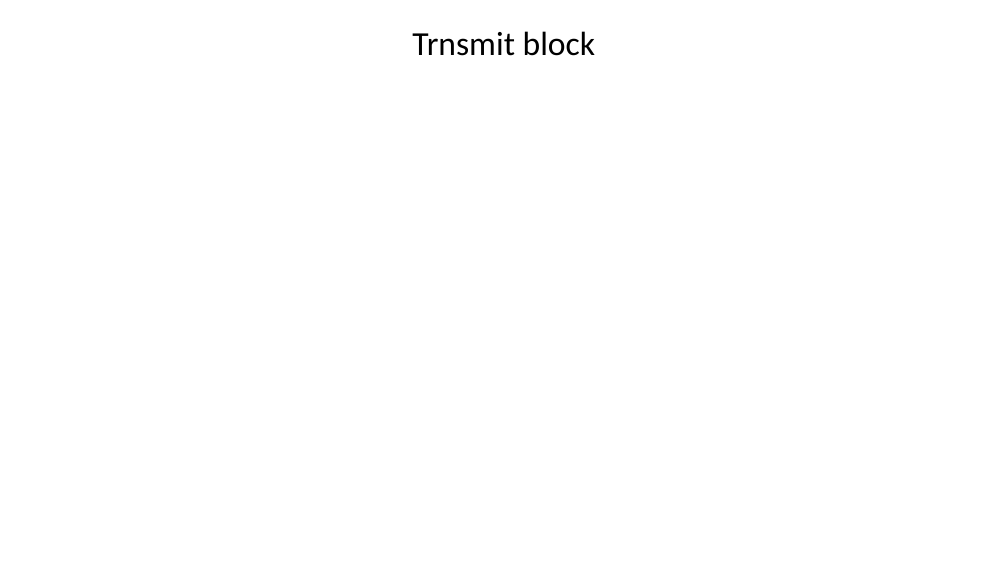
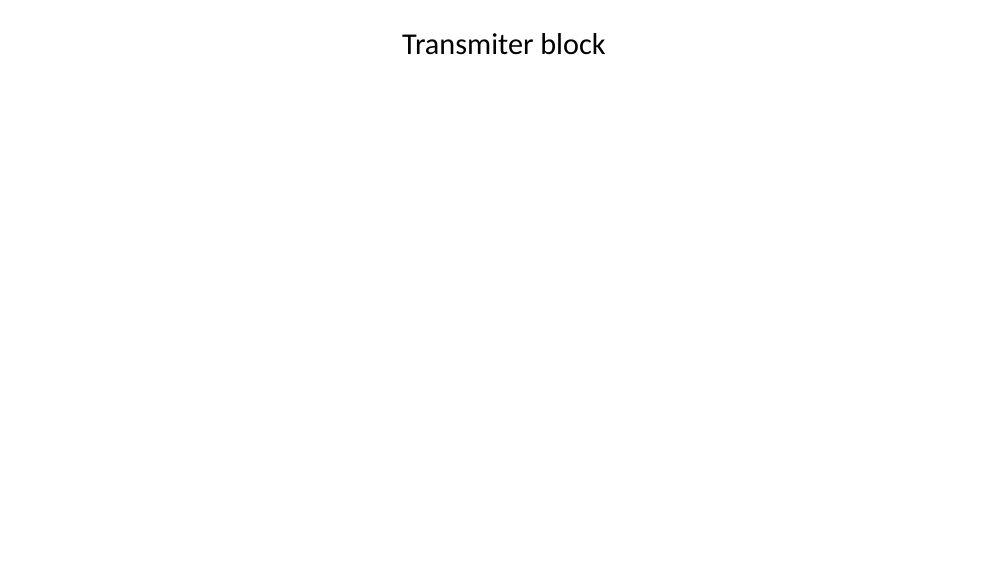
Before and after one commit to zahike/TauCC1200, a slide deck: slide 8 of scripts/Drone_Cam_Proj.pptx. Drawn at 1008x567 pixels with LibreOffice and Linux fonts; fonts in the diff are those of the drawing. Boxes give left, top, right and bottom in pixels: in the first picture for what was removed or moved away, otherwise in the second. Text is boxed around its words. In the diff, an @@ line names an element or a change of style, - is before the commit and + after.

```diff
--- a/scripts/Drone_Cam_Proj.pptx
+++ b/scripts/Drone_Cam_Proj.pptx
@@ title at (402,33,605,55): text changed; size 32 to 28.8 pt @@
-Trnsmit block
+Transmiter block
```
Also in this commit, not shown: 14 other files.
